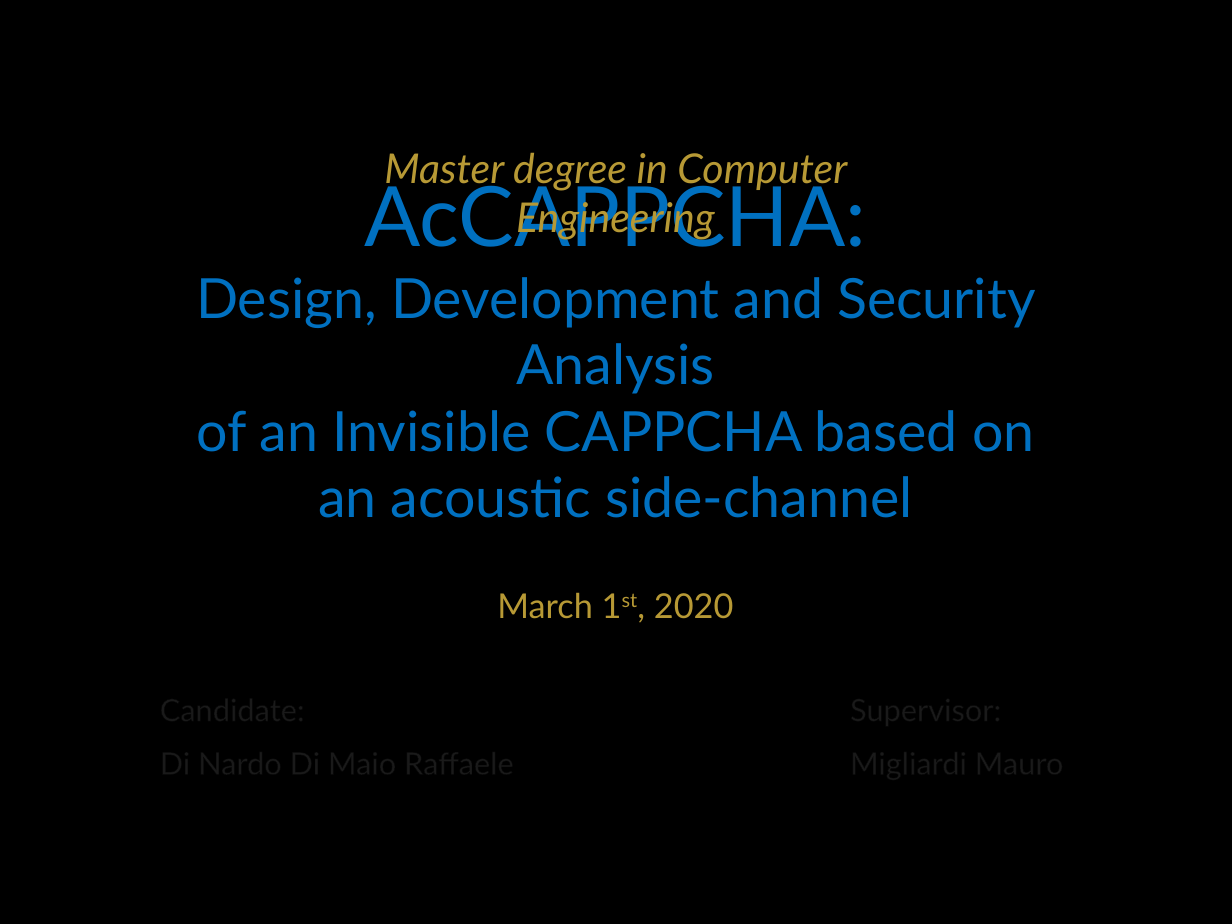
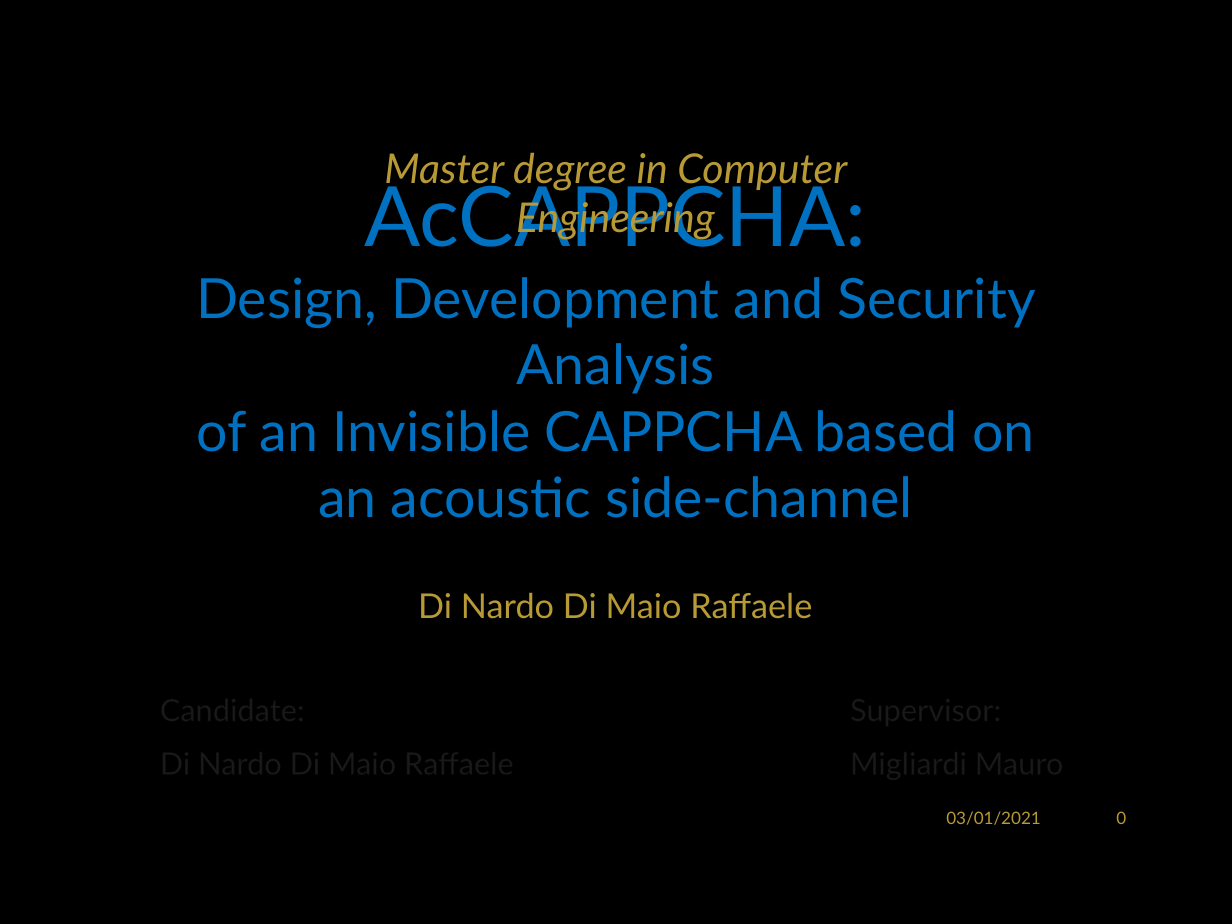
Before and after one commit to RaffaDNDM/AcCAPPCHA, a slide deck: slide 1 of Thesis/AcCAPPCHA.pptx. Drawn at 1232x924 pixels with LibreOffice and Linux fonts; fonts in the diff are those of the drawing; background and template pictures are left out. Boxes give left, top, right and bottom in pixels: in the first picture for what was removed or moved away, otherwise in the second. Text is boxed around its words. In the diff, an @@ line names an element or a change of style, - is before the commit and + after.

```diff
--- a/Thesis/AcCAPPCHA.pptx
+++ b/Thesis/AcCAPPCHA.pptx
@@ text at (418, 592, 812, 619): text changed @@
-March 1st, 2020
+Di Nardo Di Maio Raffaele
@@ text added at (946, 811, 1041, 825), 10 pt, text #B79935 @@
+03/01/2021
@@ page number added at (1116, 811, 1126, 824), 10 pt, text #B79935 @@
+0
```
Also in this commit, not shown: 10 other slides changed, 2 slides added, 1 slide removed.
